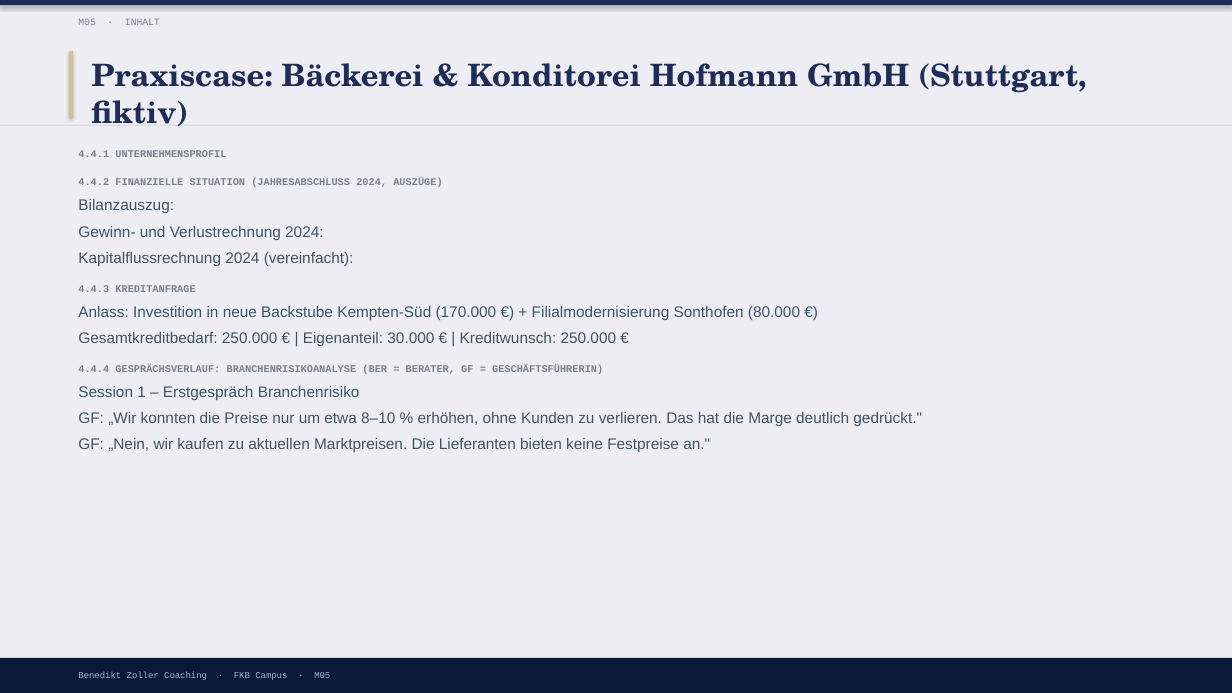
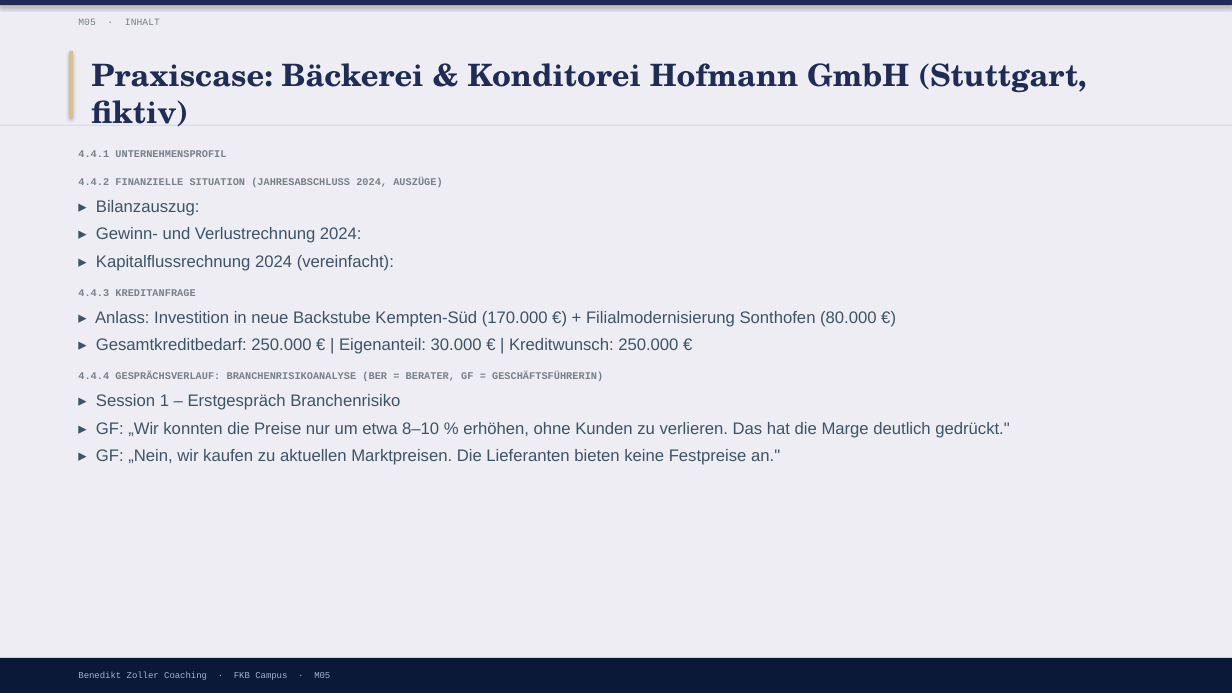
Before and after one commit to ck5rqc47pr-byte/firmenkundenakademie-online, a slide deck: slide 14 of protected-downloads/praesentation/M05.pptx (slide 12 before the commit). Drawn at 1232x693 pixels with LibreOffice and Linux fonts; fonts in the diff are those of the drawing. Boxes give left, top, right and bottom in pixels: in the first picture for what was removed or moved away, otherwise in the second. Text is boxed around its words. In the diff, an @@ line names an element or a change of style, - is before the commit and + after.

```diff
--- a/protected-downloads/praesentation/M05.pptx
+++ b/protected-downloads/praesentation/M05.pptx
@@ text at (96, 200, 394, 271): text changed; size 12 to 13 pt @@
-Bilanzauszug:
-Gewinn- und Verlustrechnung 2024:
-Kapitalflussrechnung 2024 (vereinfacht):
+▸ Bilanzauszug:
+▸ Gewinn- und Verlustrechnung 2024:
+▸ Kapitalflussrechnung 2024 (vereinfacht):
@@ text at (95, 311, 876, 354): text changed; size 12 to 13 pt @@
-Anlass: Investition in neue Backstube Kempten-Süd (170.000 €) + Filialmodernisierung Sonthofen (80.000 €)
-Gesamtkreditbedarf: 250.000 € | Eigenanteil: 30.000 € | Kreditwunsch: 250.000 €
+▸ Anlass: Investition in neue Backstube Kempten-Süd (170.000 €) + Filialmodernisierung Sonthofen (80.000 €)
+▸ Gesamtkreditbedarf: 250.000 € | Eigenanteil: 30.000 € | Kreditwunsch: 250.000 €
@@ text at (96, 394, 1009, 465): text changed; size 12 to 13 pt @@
-Session 1 – Erstgespräch Branchenrisiko
-GF: „Wir konnten die Preise nur um etwa 8–10 % erhöhen, ohne Kunden zu verlieren. Das hat die Marge deutlich gedrückt."
-GF: „Nein, wir kaufen zu aktuellen Marktpreisen. Die Lieferanten bieten keine Festpreise an."
+▸ Session 1 – Erstgespräch Branchenrisiko
+▸ GF: „Wir konnten die Preise nur um etwa 8–10 % erhöhen, ohne Kunden zu verlieren. Das hat die Marge deutlich gedrückt."
+▸ GF: „Nein, wir kaufen zu aktuellen Marktpreisen. Die Lieferanten bieten keine Festpreise an."
```
Also in this commit, not shown: 5 other slides changed, 5 slides added, 1 slide removed, 21 other files.
